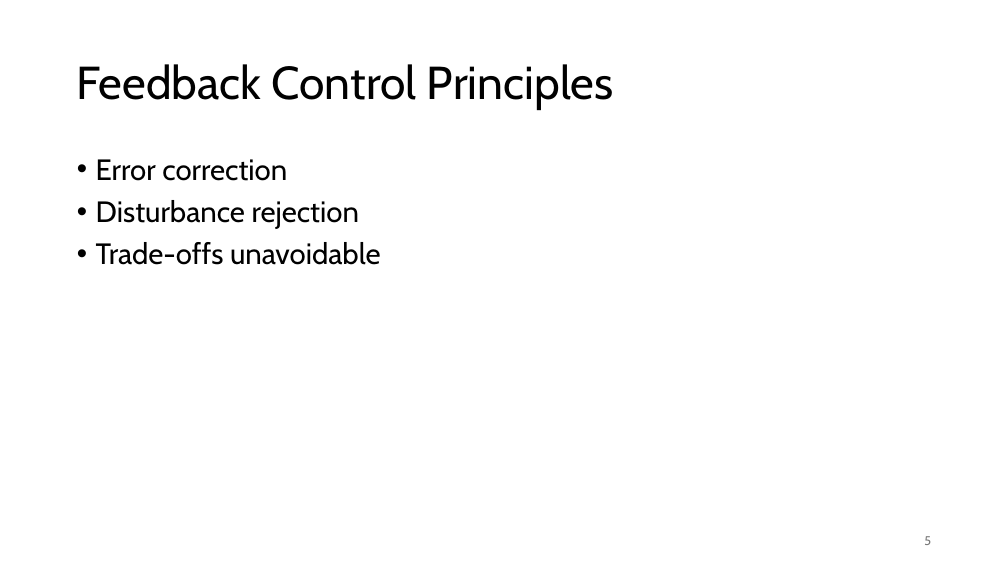
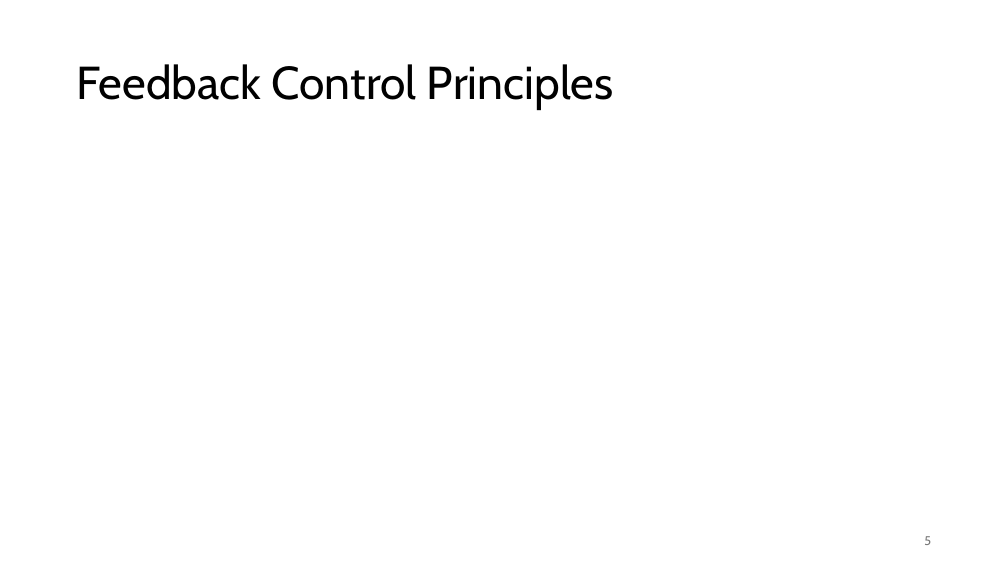
Before and after one commit to FelixWick/control_engineering, a slide deck: slide 5 of slides/5_controller_design.pptx. Drawn at 1008x567 pixels with LibreOffice and Linux fonts; fonts in the diff are those of the drawing; grey boxes stand for pictures. Boxes give left, top, right and bottom in pixels: in the first picture for what was removed or moved away, otherwise in the second. Text is boxed around its words. In the diff, an @@ line names an element or a change of style, - is before the commit and + after.

```diff
--- a/slides/5_controller_design.pptx
+++ b/slides/5_controller_design.pptx
@@ text removed at box(96, 159, 380, 265) @@
-• Error correction
-• Disturbance rejection
-• Trade-offs unavoidable
```
Also in this commit, not shown: 3 other slides changed, 3 slides added.
